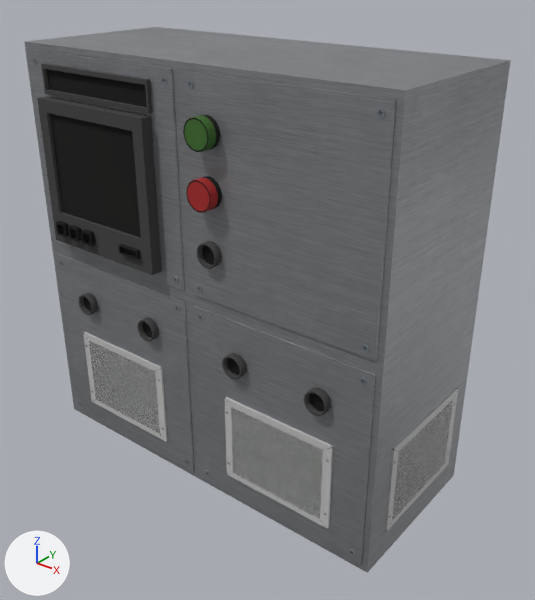
What one commit did to the glTF model meshes/Shkaf.glb.
The view is the same before and after, from a 50 mm camera at (2.86, -1.16, 2.96) aimed at (0.44, 1.87, 1.08). Lighting does not change. The marker at lower left points along +X, +Y and +Z. Where no turn or scale is listed for an object, it has been applied to the vertices. Vertices at the same position are counted once.

The first picture shows 'LightIndicatorGreen', 'LightIndicatorRed', 'Shkaf'.
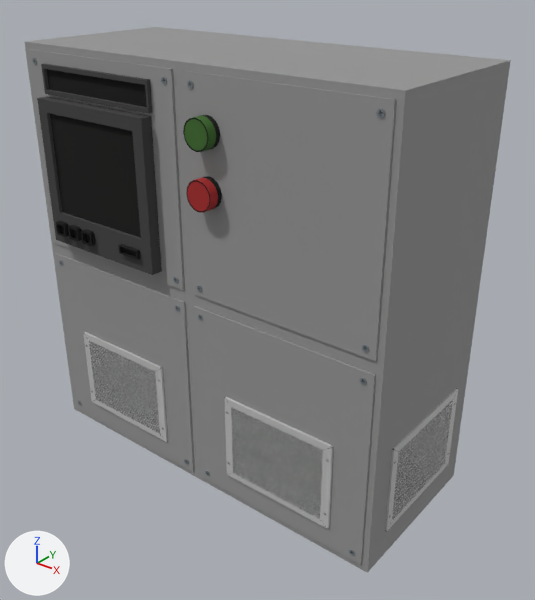
Boxes (x1, y1, x2, y2) around the edits, measured in the pictures (535 x 600 px):
part 1 of me_cube_001, deleted (black)
    before: (222, 353, 247, 380)
part 2 of me_cube_001, deleted
    before: (79, 293, 98, 315)
part 3 of me_cube_001, deleted (black)
    before: (304, 387, 331, 416)
part 4 of me_cube_001, deleted (black)
    before: (197, 241, 222, 269)
part 5 of me_cube_001, deleted
    before: (137, 317, 159, 342)
part 6 of me_cube_001, recoloured
    both: (24, 27, 511, 573)

Edits to the bpy script that builds the scene:
```text
Add mat_shkaf:
    mat_shkaf = principled_material('Shkaf')
    mat_shkaf.base_color = (0.301, 0.301, 0.301)  # grey #959595
    mat_shkaf.roughness = 1.0
Change me_cube_001:
    used by ob_shkaf; location = (0.284, 1.389, 1.0)
    remove me_cube_001.from_pydata(...)  # 945 vertices, 1758 faces; spans x -1.2..1.21, y -0.11..1.0, z -1.0..1.45
    add me_cube_001.from_pydata(...)  # 625 vertices, 1138 faces; spans x -1.2..1.21, y -0.11..1.0, z -1.0..1.45
    me_cube_001 part 1: the loose piece of 64 vertices spanning x 0.27..0.4, y -0.05..0.0, z -0.13..0.0 is deleted
    me_cube_001 part 2: the loose piece of 64 vertices spanning x -0.92..-0.79, y -0.05..0.0, z -0.13..0.0 is deleted
    me_cube_001 part 3: the loose piece of 64 vertices spanning x 0.8..0.94, y -0.05..0.0, z -0.13..0.0 is deleted
    me_cube_001 part 4: the loose piece of 64 vertices spanning x 0.12..0.25, y -0.05..0.0, z 0.47..0.6 is deleted
    me_cube_001 part 5: the loose piece of 64 vertices spanning x -0.39..-0.25, y -0.05..0.0, z -0.13..0.0 is deleted
    me_cube_001 part 6: 86 faces spanning x -1.2..1.2, y -0.01..1.0, z -1.0..1.45 switch from mat_handle (picture img_lab_metal009_1k_jpg_color) to mat_shkaf (grey #959595)
```
